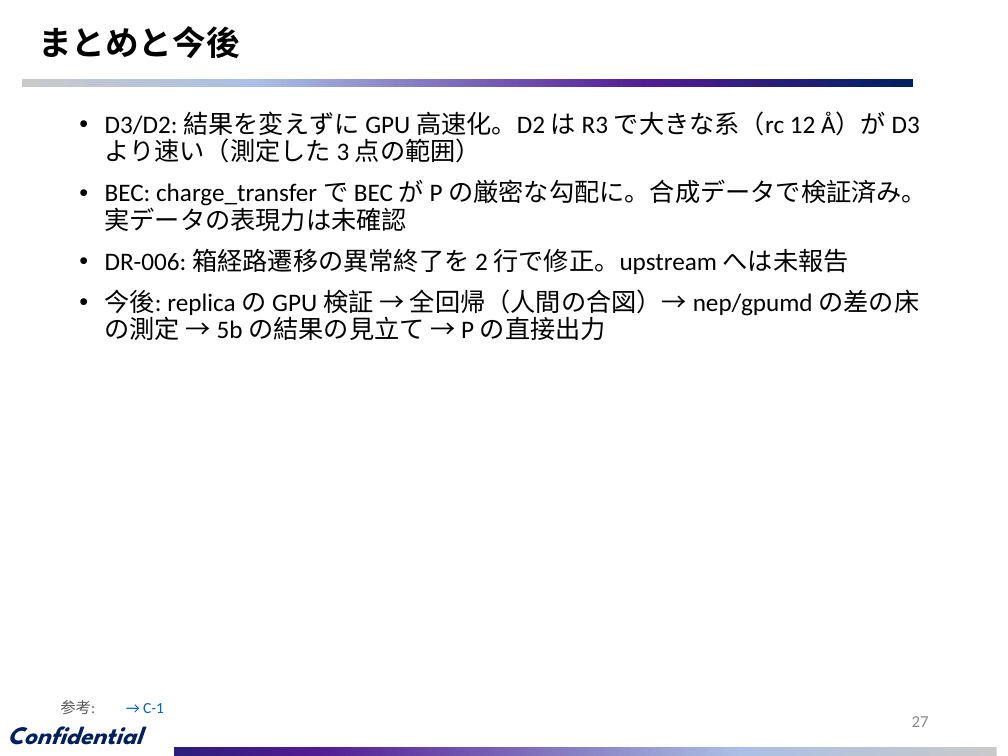
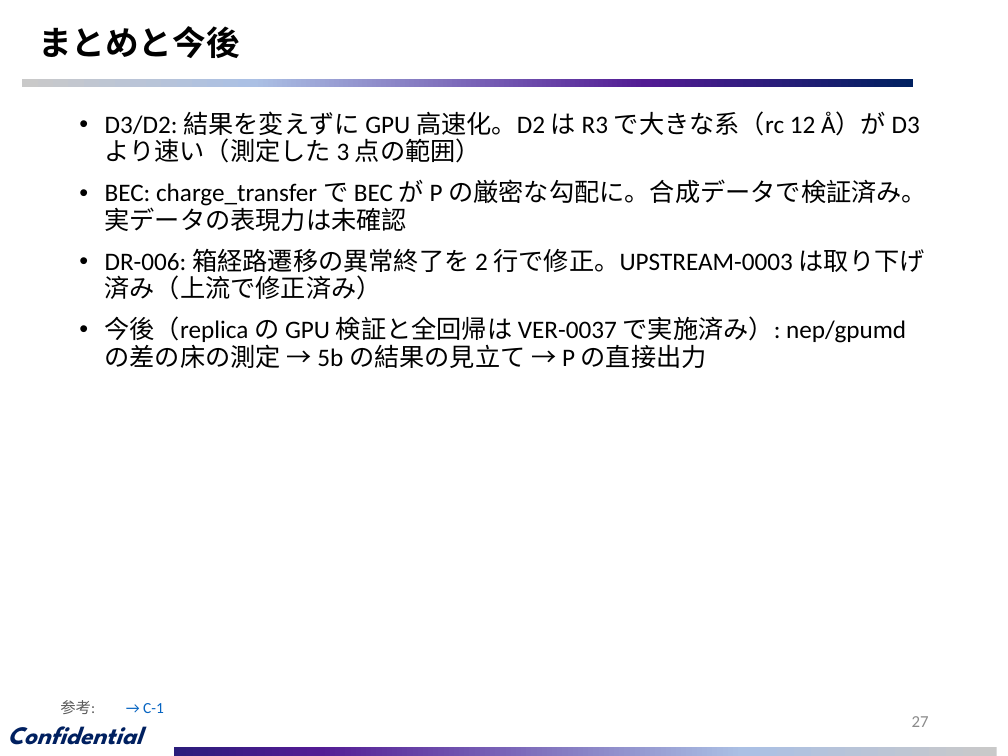
Before and after one commit to mkatouda/GPUMD, a slide deck: slide 27 of docs_ja/slides/GPUMD_dftd_qnep_report.pptx. Drawn at 1008x756 pixels with LibreOffice and Linux fonts; fonts in the diff are those of the drawing; background and template pictures are left out. Boxes give left, top, right and bottom in pixels: in the first picture for what was removed or moved away, otherwise in the second. Text is boxed around its words. In the diff, an @@ line names an element or a change of style, - is before the commit and + after.

Commit message:
docs_ja: update for the upstream merge (5c67f365): replica now inside gpumd, legacy format conversion, UPSTREAM-0003 withdrawn, deck rebuilt (DR-001..006)
- qnep/dftd/workreport/slides scripts: gpumd_replica and main_replica replaced by multi_replica (energy/force verified, no BEC, virial not verified); dftd2/dftd3 not available in multi_replica; dftd3 upstream changes not adopted.
- UPSTREAM-0003 described as withdrawn, fixed upstream by c79ed9a4; full regression done on the merged tree (VER-0037).
- GPUMD_dftd_qnep_report.pptx regenerated (27 main + 37 appendix).

```diff
--- a/docs_ja/slides/GPUMD_dftd_qnep_report.pptx
+++ b/docs_ja/slides/GPUMD_dftd_qnep_report.pptx
@@ text at bbox=[105, 248, 925, 368]: text changed @@
-• DR-006: 箱経路遷移の異常終了を 2 行で修正。upstream へは未報告
-• 今後: replica の GPU 検証 → 全回帰（人間の合図）→ nep/gpumd の差の床の測定 → 5b の結果の見立て → P の直接出力
+• DR-006: 箱経路遷移の異常終了を 2 行で修正。UPSTREAM-0003 は取り下げ済み（上流で修正済み）
+• 今後（replica の GPU 検証と全回帰は VER-0037 で実施済み）: nep/gpumd の差の床の測定 → 5b の結果の見立て → P の直接出力
```
Also in this commit, not shown: 9 other slides changed, 15 other files.
